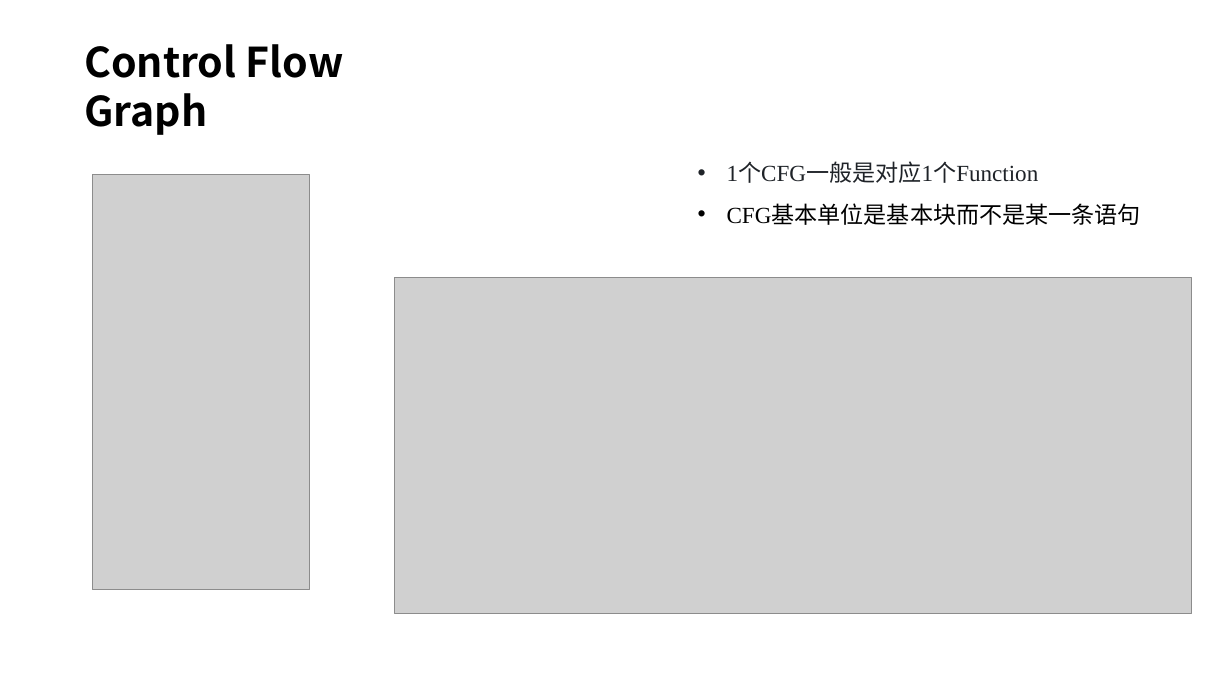
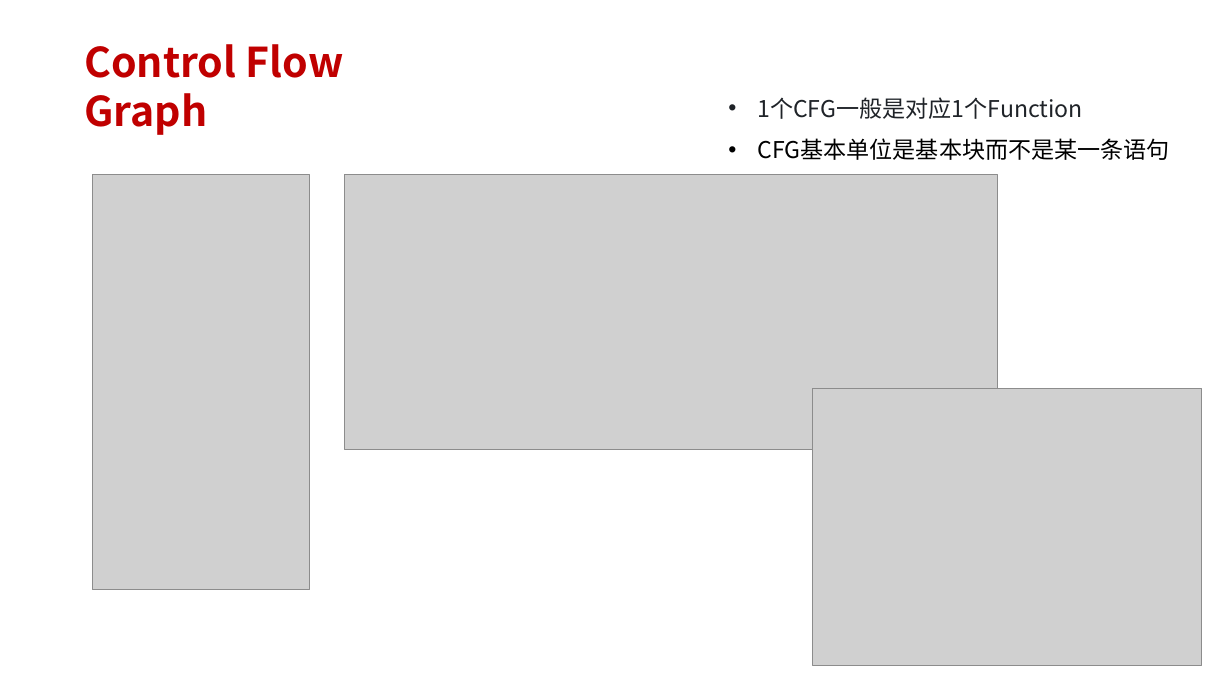
Before and after one commit to 6eanut/llvm-learn, a slide deck: slide 3 of docx/02_linux-cfg.pptx (slide 2 before the commit). Drawn at 1232x693 pixels with LibreOffice and Linux fonts; fonts in the diff are those of the drawing; grey boxes stand for pictures. Boxes give left, top, right and bottom in pixels: in the first picture for what was removed or moved away, otherwise in the second. Text is boxed around its words. In the diff, an @@ line names an element or a change of style, - is before the commit and + after.

```diff
--- a/docx/02_linux-cfg.pptx
+++ b/docx/02_linux-cfg.pptx
@@ text "Control Flow Graph" at box(84, 44, 344, 135): text colour #000000 to #C00000 @@
@@ text "1个CFG一般是对应1个Function": place and size @@
-text "1个CFG一般是对应1个Function" at box(727, 163, 1142, 225)
+text "1个CFG一般是对应1个Function" at box(757, 97, 1170, 160)
@@ text "1个CFG一般是对应1个Function" at box(757, 97, 1170, 160): font Times New Roman to Noto Sans CJK SC @@
@@ picture: place and size @@
-picture at box(395, 277, 1192, 614)
+picture at box(345, 175, 997, 450)
@@ picture added at box(813, 388, 1202, 665) @@
```
Also in this commit, not shown: 10 other slides changed, 1 slide added, 16 other files.
